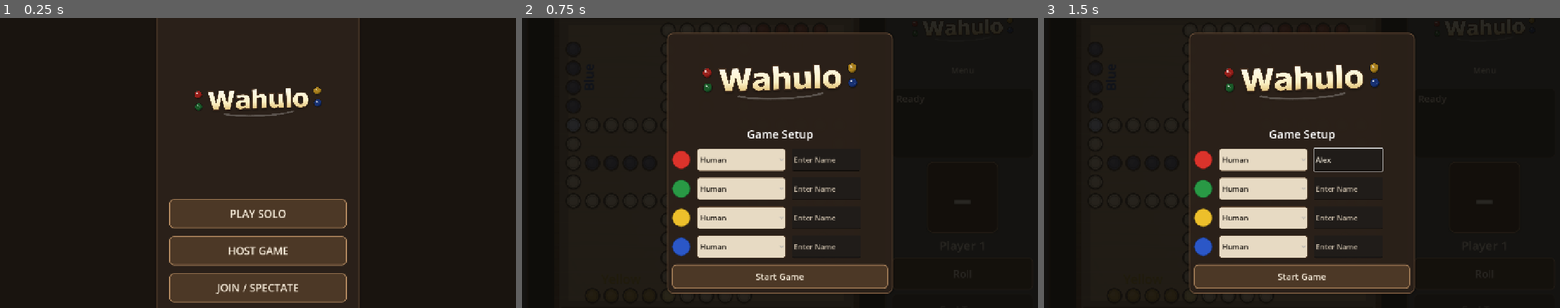
Above: before the commit, frames 1-3 (left to right).
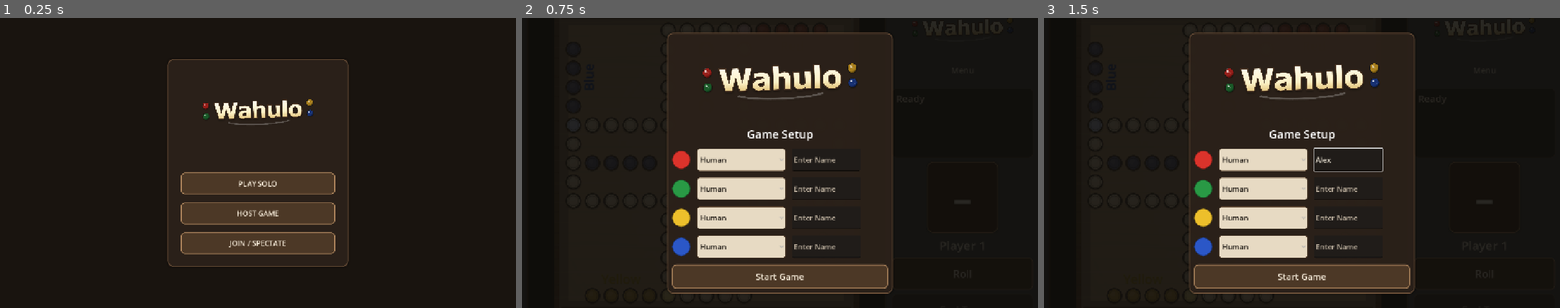
Above: after the commit, the same moments.

Repository: ItsTheMcCoy/wahoo-app
Game: Godot game, scene res://scenes/HomeScreen.tscn
Two runs of this game, one before a commit and one after it. Both use one fixed random seed, a clock stepped at 60 frames per second and the inputs below.
Inputs (mouse positions are in pixels of both pictures, inside the frame that each line leads up to):
- Up to frame 1 (0.25 s): no input
- Up to frame 2 (0.75 s): click "PLAY SOLO" at 0.5 s
- Up to frame 3 (1.5 s): click (1348, 160) at 1.27 s; type "Alex" at 1.35 s

The runs differ from the first frame. In frame 1, 13% of the frame differs, in the area x 30-70%, y 0-100%; in frame 2, nothing differs; in frame 3, nothing differs.

Commit message:
Use window-size responsive sizing for home screen

Diff:
--- a/godot/scripts/home_screen.gd
+++ b/godot/scripts/home_screen.gd
@@ -58,13 +58,19 @@
 	_check_deep_link()
 
 func _on_viewport_resized() -> void:
-	var viewport_size := get_viewport_rect().size
+	var viewport_size := _effective_window_size()
 	var short_side := minf(viewport_size.x, viewport_size.y)
 	var long_side := maxf(viewport_size.x, viewport_size.y)
 	_mobile_like_layout = short_side <= 560.0 and long_side <= 1400.0
 	_compact_layout = viewport_size.x <= 760.0 or viewport_size.x < viewport_size.y * 1.04 or _mobile_like_layout
 	_apply_responsive_layout(viewport_size)
 
+func _effective_window_size() -> Vector2:
+	var win_size := Vector2(DisplayServer.window_get_size())
+	if win_size.x > 0.0 and win_size.y > 0.0:
+		return win_size
+	return get_viewport_rect().size
+
 func _apply_responsive_layout(viewport_size: Vector2) -> void:
 	var is_landscape := viewport_size.x > viewport_size.y
 	var is_mobile := _mobile_like_layout
@@ -73,35 +79,44 @@
 
 	var home_width := minf(viewport_size.x * 0.92, 440.0)
 	if mobile_landscape:
-		home_width = minf(viewport_size.x * 0.56, 560.0)
+		home_width = minf(viewport_size.x * 0.48, 440.0)
 	elif mobile_portrait:
-		home_width = minf(viewport_size.x * 0.94, 430.0)
+		home_width = minf(viewport_size.x * 0.97, 500.0)
+	elif not _compact_layout:
+		home_width = minf(viewport_size.x * 0.68, 390.0)
 	_home_content.custom_minimum_size = Vector2(home_width, 0)
 
 	var brand_height := 250 if _compact_layout else 375
 	if mobile_landscape:
-		brand_height = 310
+		brand_height = 190
 	elif mobile_portrait:
-		brand_height = 280
+		brand_height = 340
+	elif not _compact_layout:
+		brand_height = 300
 	_brand_title.custom_minimum_size = Vector2(0, brand_height)
 
 	var main_button_height := 62 if _compact_layout else 72
 	var main_button_font := 22 if _compact_layout else 26
 	if mobile_landscape:
-		main_button_height = 68
-		main_button_font = 24
+		main_button_height = 54
+		main_button_font = 18
 	elif mobile_portrait:
-		main_button_height = 66
-		main_button_font = 23
+		main_button_height = 72
+		main_button_font = 25
+	elif not _compact_layout:
+		main_button_height = 64
+		main_button_font = 22
 	for btn in [_play_solo_btn, _host_game_btn, _join_btn]:
 		btn.custom_minimum_size = Vector2(0, main_button_height)
 		btn.add_theme_font_size_override("font_size", main_button_font)
 
 	var prompt_width := minf(viewport_size.x * 0.90, 380.0)
 	if mobile_landscape:
-		prompt_width = minf(viewport_size.x * 0.58, 460.0)
+		prompt_width = minf(viewport_size.x * 0.54, 420.0)
 	elif mobile_portrait:
-		prompt_width = minf(viewport_size.x * 0.92, 390.0)
+		prompt_width = minf(viewport_size.x * 0.95, 430.0)
+	elif not _compact_layout:
+		prompt_width = minf(viewport_size.x * 0.72, 360.0)
 	_host_content.custom_minimum_size = Vector2(prompt_width, 0)
 	_join_content.custom_minimum_size = Vector2(prompt_width, 0)
 
Not shown, changed: godot/build/web/index.html
Not shown, changed: godot/build/web/index.pck
